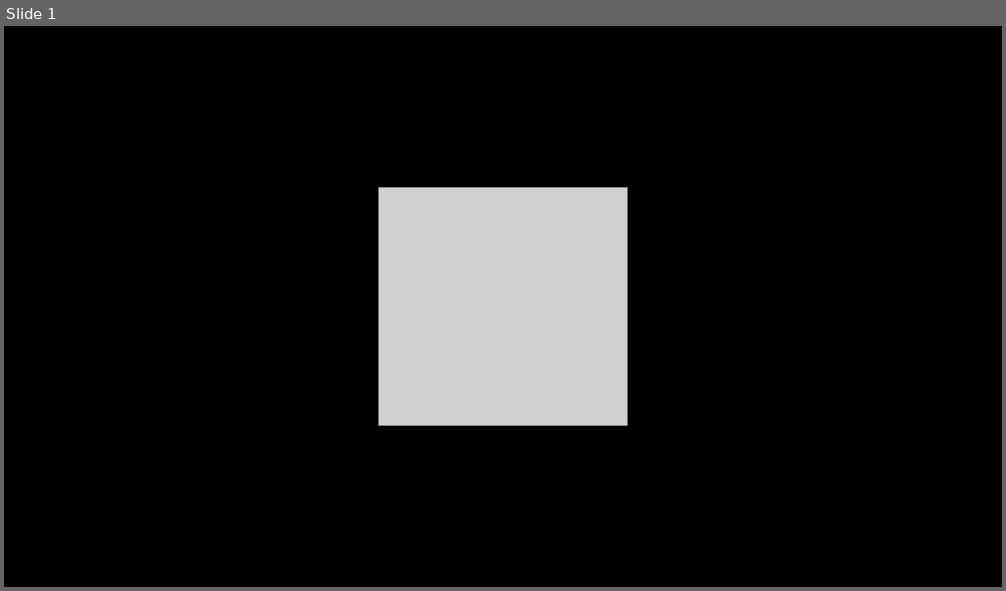
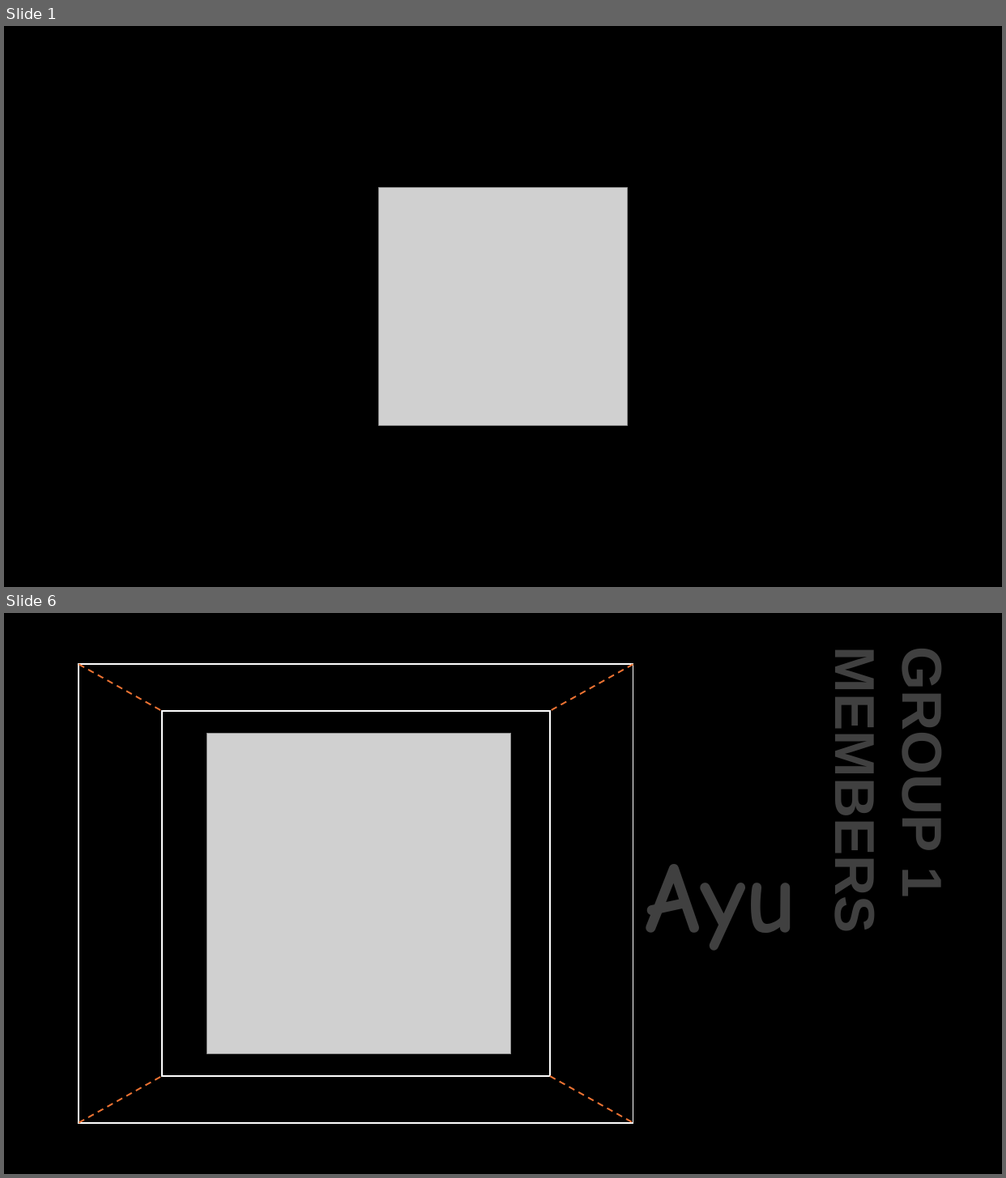
Before and after one commit to crunchymunchy-potatoe/WSPS, a slide deck: PPT Project/ppt.pptx. Shown one above the other, each under a label of ours: slide 1 before the commit, slides 1 and 6 after it; the slides between them are not shown. The pictures are 1006x591 and 1006x1178 pixels, drawn with LibreOffice and Linux fonts; fonts in the diff are those of the drawing; grey boxes stand for pictures. Boxes give left, top, right and bottom in pixels: in the first picture for what was removed or moved away, otherwise in the second. Text is boxed around its words. In the diff, an @@ line names an element or a change of style, - is before the commit and + after.

```diff
--- a/PPT Project/ppt.pptx
+++ b/PPT Project/ppt.pptx
@@ slide 6 added at (4, 613, 1002, 1174), background #000000 @@
@@ text added at (824, 667, 953, 925), 54 pt, text pattern #808080 on #404040, bold @@
+GROUP 1 MEMBERS
@@ picture added at (206, 733, 511, 1054) @@
@@ text added at (645, 864, 797, 951), 96 pt, text pattern #808080 on #404040, bold @@
+Ayu
@@ group added at (79, 665, 633, 1123): 4 lines, 2 rectangles @@
```
Also in this commit, not shown: 3 slides changed, 3 other slides added, 12 other files.
